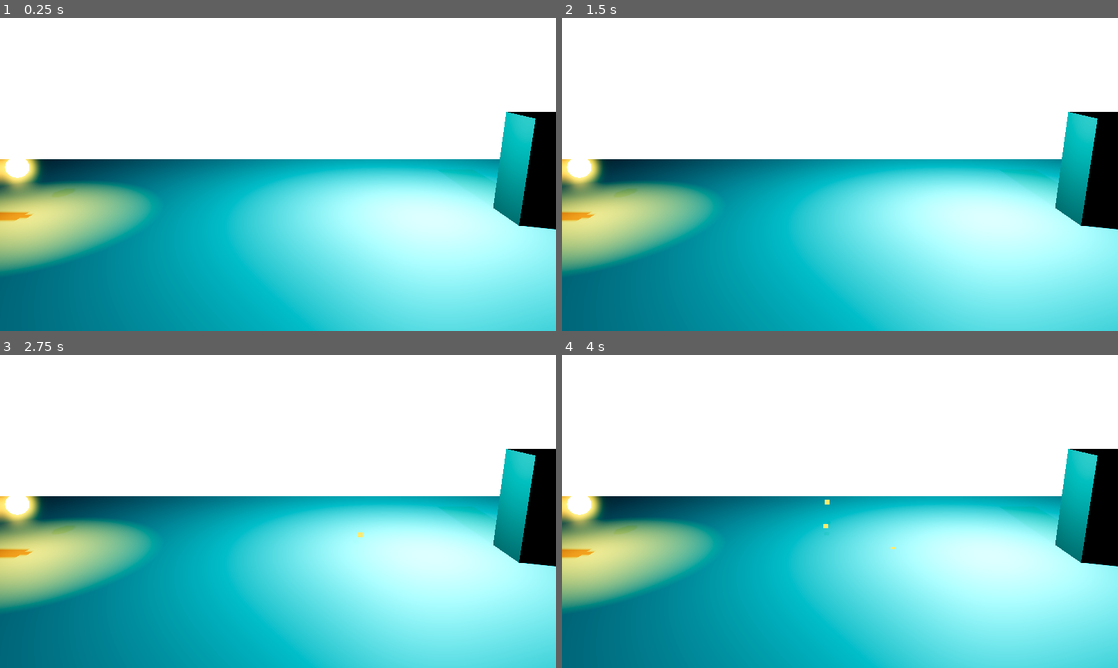
Above: before the commit, frames 1-4 (two rows, left to right).
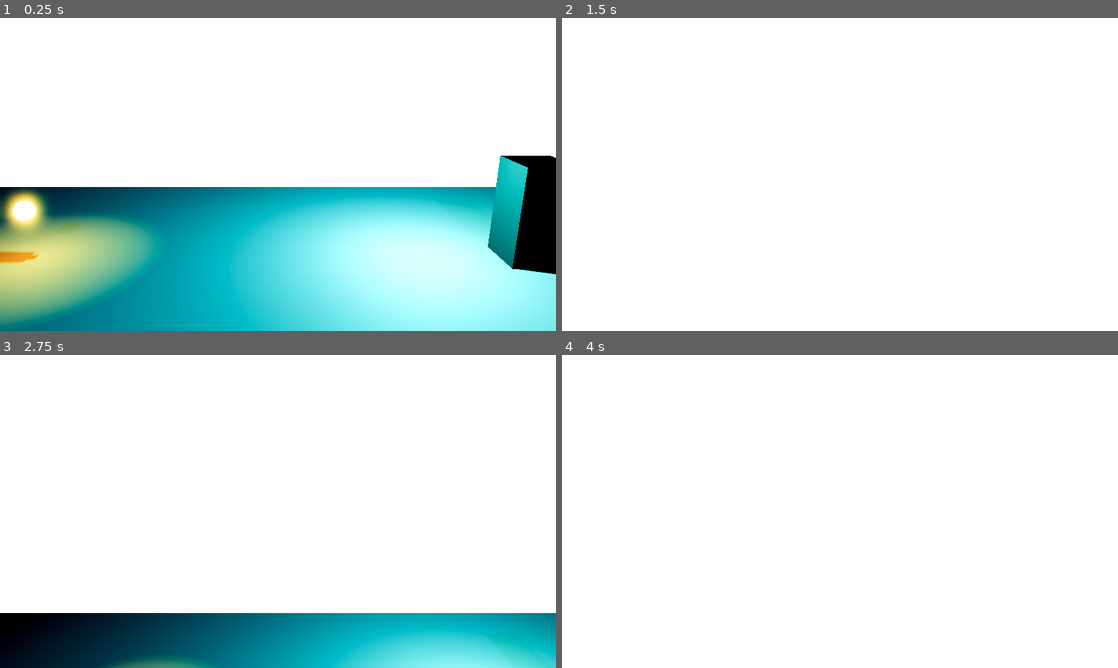
Above: after the commit, the same moments.

Repository: Chucotka/Skeleton-City-Cyber-Rebirth
Game: Godot game, scene res://scenes/levels/prologue_lab.tscn
Same seed, same stepped clock (60 frames per second), same inputs: the game is played once before the commit and once after it.
Inputs (mouse positions are in pixels of both pictures, inside the frame that each line leads up to):
- Up to frame 1 (0.25 s): no input
- Up to frame 2 (1.5 s): tap Enter (ui_accept) at 0.5 s; move the mouse to (962, 158) at 0.52 s; hold D (move_right) 0.53-1.28 s; click (962, 158) at 0.6 s; tap Space (jump) at 0.77 s; move the mouse to (728, 190) at 1.27 s; hold A (move_left) from 1.28 s (still down); tap E (interact) at 1.35 s
- Up to frame 3 (2.75 s): tap Space (jump) at 1.52 s; tap Enter (ui_accept) at 2 s; move the mouse to (333, 442) at 2.02 s; release A (move_left) at 2.03 s; hold D (move_right) from 2.03 s (still down); click (333, 442) at 2.1 s
- Up to frame 4 (4 s): move the mouse to (812, 574) at 2.77 s; tap E (interact) at 2.85 s; tap Space (jump) at 3.02, 3.77 s; move the mouse to (1006, 558) at 3.52 s; release D (move_right) at 3.53 s; hold A (move_left) from 3.53 s (still down); click (1006, 558) at 3.6 s

The runs differ from the first frame. In frame 1, 43% of the frame differs, in the area x 0-100%, y 30-100%; in frame 2, 56%; in frame 3, 55%; in frame 4, 56%.

Commit message:
feat: implement smooth 2.5D camera follow script
- Add CameraFollow system to smoothly track player on X and Y axes.
- Maintain fixed Z depth and height offset to preserve HD-2D perspective.
- Integrate CameraFollow into the Prologue Lab scene.
- Export variables for smooth speed, target, and offset configuration.

Co-authored-by: Chucotka <196717376+Chucotka@users.noreply.github.com>

Diff:
--- a/scenes/levels/prologue_lab.tscn
+++ b/scenes/levels/prologue_lab.tscn
@@ -11,6 +11,7 @@
 [ext_resource type="PackedScene" path="res://scenes/ui/hacking_minigame.tscn" id="9_hacking"]
 [ext_resource type="Script" path="res://scripts/environment/hacking_terminal.gd" id="10_hack_term"]
 [ext_resource type="Script" path="res://scripts/environment/door.gd" id="11_door"]
+[ext_resource type="Script" path="res://scripts/systems/camera_follow.gd" id="12_cam"]
 
 [sub_resource type="CapsuleShape3D" id="CapsuleShape3D_1"]
 radius = 0.5
@@ -130,3 +131,7 @@
 transform = Transform3D(1, 0, 0, 0, 0.965926, 0.258819, 0, -0.258819, 0.965926, 0, 3, 8)
 current = true
 fov = 40.0
+script = ExtResource("12_cam")
+target_path = NodePath("../Player")
+smooth_speed = 5.0
+offset = Vector3(0, 3, 8)
--- /dev/null
+++ b/scripts/systems/camera_follow.gd
@@ -0,0 +1,34 @@
+extends Camera3D
+
+## Smooth Camera Follow for HD-2D Platformer
+## Follows a target on the X and Y axes while maintaining a fixed Z distance.
+
+@export_group("Target")
+@export var target_path: NodePath
+@export var smooth_speed: float = 5.0
+@export var offset: Vector3 = Vector3(0, 2, 8)
+
+var target: Node3D
+
+func _ready() -> void:
+	if target_path:
+		target = get_node(target_path)
+
+	# Initial position
+	if target:
+		global_position = target.global_position + offset
+
+func _physics_process(delta: float) -> void:
+	if not target:
+		return
+
+	# Calculate target position based on player's X/Y and fixed offset Z
+	var target_pos = target.global_position + offset
+
+	# Use lerp for smooth interpolation
+	# We use physics_process to stay in sync with character movement
+	global_position.x = lerp(global_position.x, target_pos.x, smooth_speed * delta)
+	global_position.y = lerp(global_position.y, target_pos.y, smooth_speed * delta)
+
+	# Z remains fixed to the offset value to maintain the HD-2D perspective depth
+	global_position.z = offset.z
